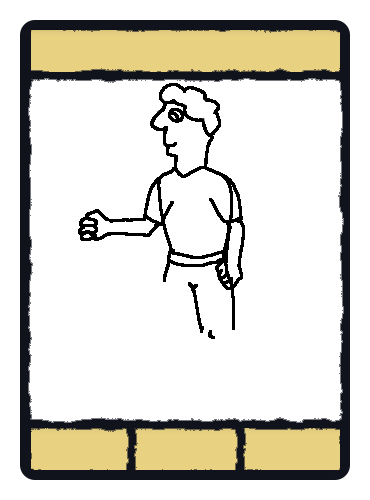
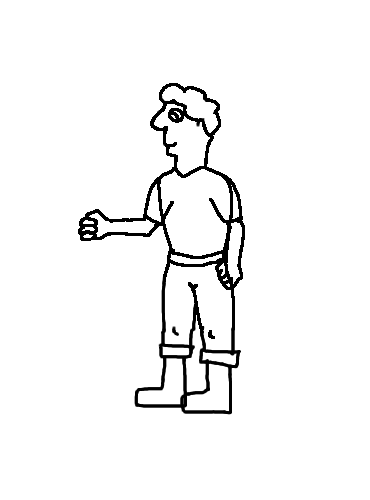
The second w=370, h=500 image is a revision of the first. Changes to its layers:
moved "left tigh" above "right leg" over bbox(191, 303, 235, 339)
added layer "right leg" above "left leg" over bbox(134, 328, 195, 408)
added layer "left leg" above "Body" over bbox(180, 326, 241, 415)
painted on "Head" over bbox(196, 122, 200, 127)
added layer "right tigh" above "right arm" over bbox(161, 276, 196, 336)
hid "a.png" over bbox(20, 20, 350, 480)
